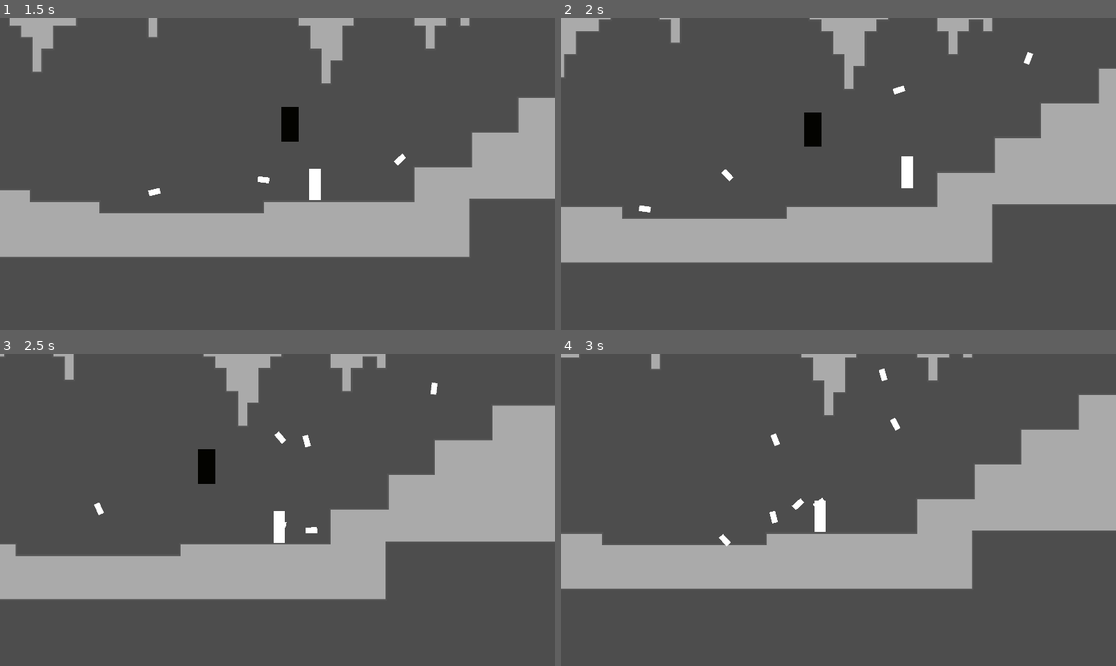
Above: before the commit, frames 1-4 (two rows, left to right).
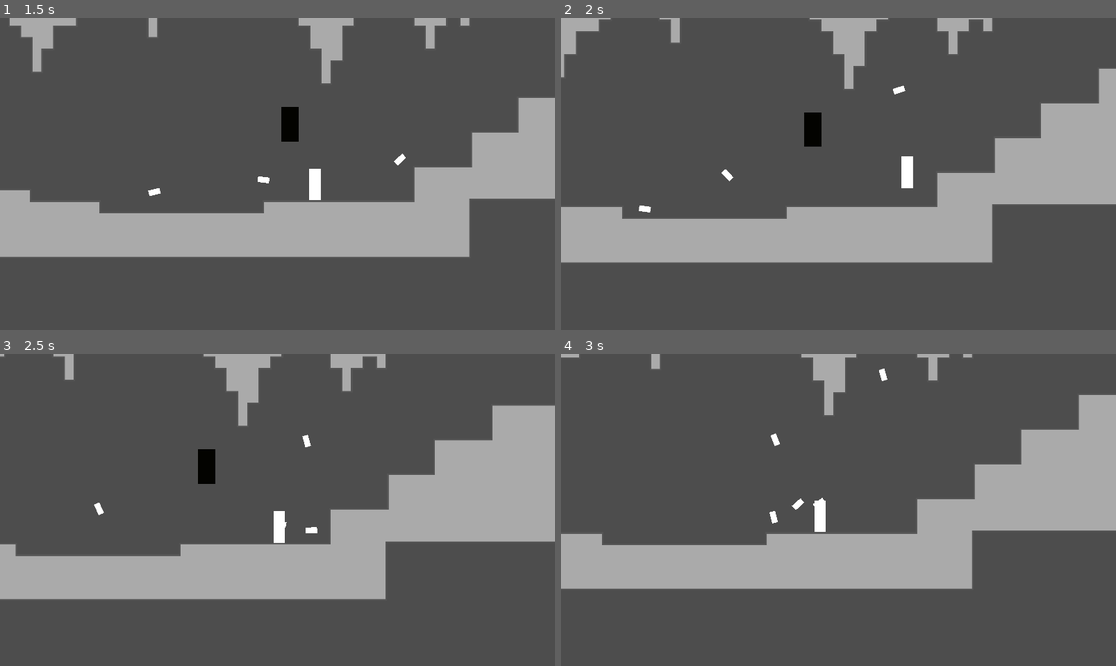
Above: after the commit, the same moments.

Repository: Crafter549/Action-Game-Hackathon
Game: Godot game, scene res://main.tscn
Same seed, same stepped clock (60 frames per second), same inputs: the game is played once before the commit and once after it.
Inputs (mouse positions are in pixels of both pictures, inside the frame that each line leads up to):
- Up to frame 1 (1.5 s): move the mouse to (399, 158) at 0.52 s; hold D (move_right) from 0.53 s (still down); click (399, 158) at 0.6 s; tap W (jump) at 0.77 s; move the mouse to (166, 189) at 1.27 s; click (166, 189) at 1.35 s
- Up to frame 2 (2 s): keep holding D (move_right); tap W (jump) at 1.52 s
- Up to frame 3 (2.5 s): move the mouse to (333, 441) at 2.02 s; release D (move_right) at 2.03 s; hold A (move_left) from 2.03 s (still down); click (333, 441) at 2.1 s
- Up to frame 4 (3 s): move the mouse to (810, 572) at 2.77 s; release A (move_left) at 2.78 s; hold D (move_right) from 2.78 s (still down); click (810, 572) at 2.85 s

Frame 1 is identical in both runs. In frame 2, less than 0.1% of the frame differs, in the area x 83-86%, y 10-15%; in frame 3, less than 0.1%; in frame 4, less than 0.1%, in the area x 28-62%, y 20-62%.

Commit message:
Enemy lines of sight

Diff:
--- a/action-game-hackathon/enemy.gd
+++ b/action-game-hackathon/enemy.gd
@@ -1,18 +1,21 @@
 extends CharacterBody2D
 
-@export var bullet_scene:PackedScene
+@export var bullet_scene: PackedScene
+
+func _physics_process(delta):
+	$RayCast2D.target_position = get_parent().get_child(1).position - position
 
 func _on_shoot_timer_timeout():
-	var bullet = bullet_scene.instantiate()
+	if $RayCast2D.get_collider() == get_parent().get_child(1):
+		var bullet = bullet_scene.instantiate()
 
-	bullet.position =position
-	bullet.linear_velocity = (get_parent().get_child(1).position - bullet.position + Vector2(0, -100)).normalized() * 1000
-	bullet.linear_velocity = bullet.linear_velocity.rotated(randf_range(-PI/4, PI/4))
+		bullet.position = position
+		bullet.linear_velocity = (get_parent().get_child(1).position - bullet.position + Vector2(0, -100)).normalized() * 1000
+		bullet.linear_velocity = bullet.linear_velocity.rotated(randf_range(-PI/4, PI/4))
 
-	bullet.rotation = bullet.linear_velocity.angle()
+		bullet.rotation = bullet.linear_velocity.angle()
 
-	get_parent().add_child(bullet)
-
+		get_parent().add_child(bullet)
 
 func _on_hurtbox_body_entered(body: Node2D) -> void:
 	queue_free()
--- a/action-game-hackathon/enemy.tscn
+++ b/action-game-hackathon/enemy.tscn
@@ -38,5 +38,8 @@
 position = Vector2(-40.5, -5.5)
 shape = SubResource("RectangleShape2D_qi2p4")
 
+[node name="RayCast2D" type="RayCast2D" parent="." unique_id=1528355459]
+collision_mask = 3
+
 [connection signal="timeout" from="Shoot timer" to="." method="_on_shoot_timer_timeout"]
 [connection signal="body_entered" from="Hurtbox" to="." method="_on_hurtbox_body_entered"]
